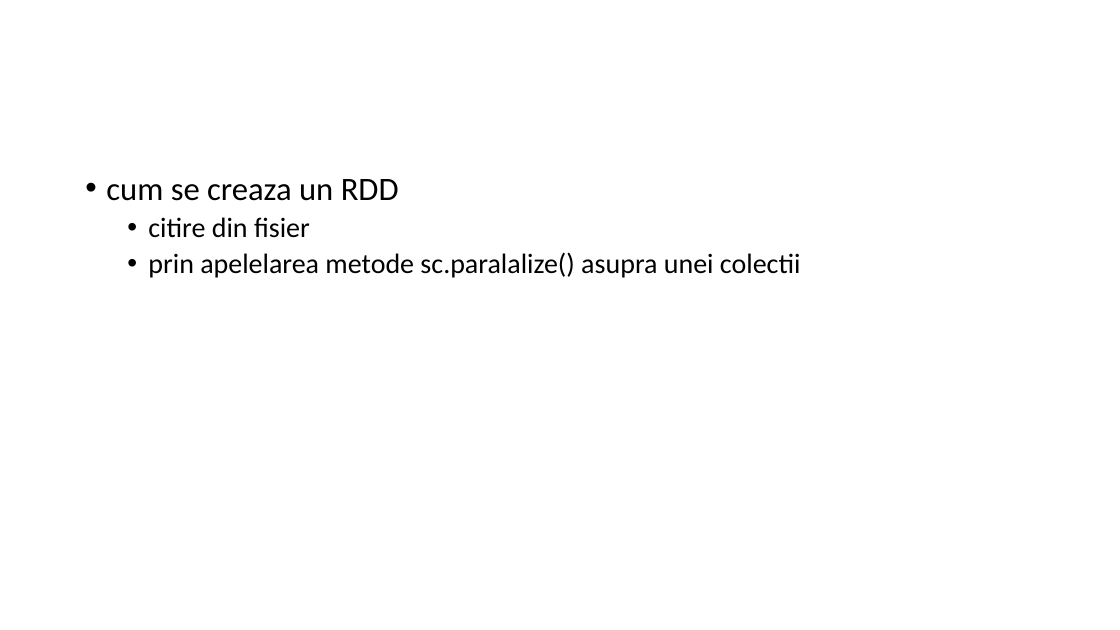
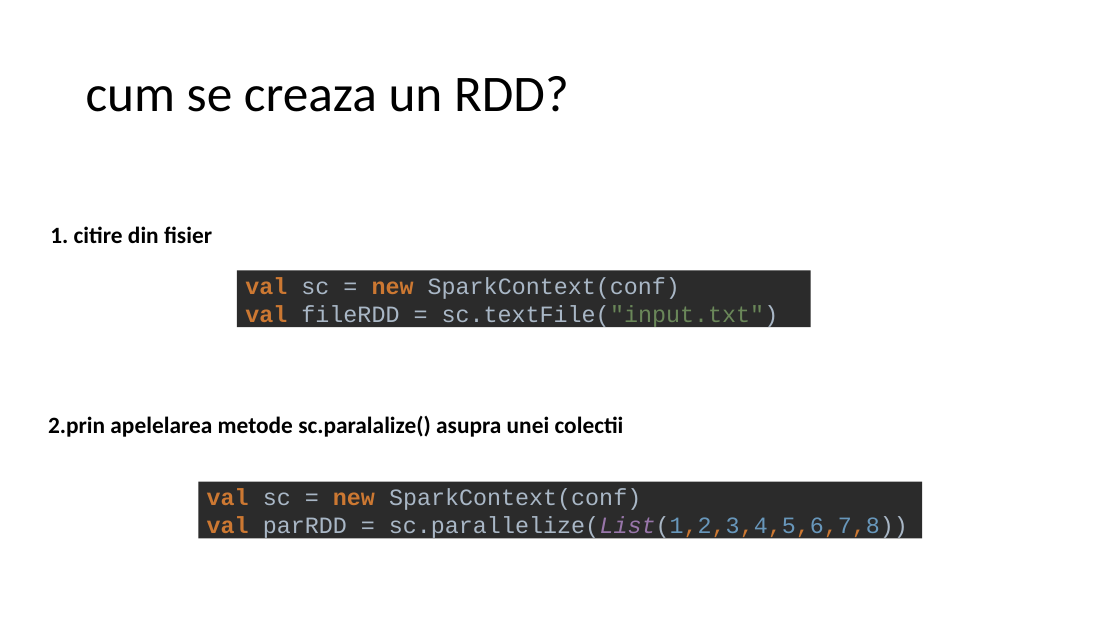
Before and after one commit to dorin-miron/MusicCl, a slide deck: slide 11 of scala-spark.pptx. Drawn at 1120x630 pixels with LibreOffice and Linux fonts; fonts in the diff are those of the drawing. Boxes give left, top, right and bottom in pixels: in the first picture for what was removed or moved away, otherwise in the second. Text is boxed around its words. In the diff, an @@ line names an element or a change of style, - is before the commit and + after.

```diff
--- a/scala-spark.pptx
+++ b/scala-spark.pptx
@@ title added at (86, 76, 569, 112), 44 pt, text #000000 @@
+cum se creaza un RDD?
@@ text added at (50, 226, 212, 243), 20 pt, text #000000, bold @@
+  1. citire din fisier
@@ text added at (237, 266, 811, 331), fill #2B2B2B, 20 pt, text #A9B7C6 @@
+val sc = new SparkContext(conf)
+val fileRDD = sc.textFile("input.txt")
@@ text "2.prin apelelarea metode sc.paralalize() asupra ..." at (48, 416, 624, 437): vertical alignment top to bottom @@
@@ text at (48, 416, 624, 437): text changed; size 24 to 20 pt; bold on @@
-• cum se creaza un RDD
-  • citire din fisier
-  • prin apelelarea metode sc.paralalize() asupra unei colectii
+  2.prin apelelarea metode sc.paralalize() asupra unei colectii
@@ text added at (198, 478, 923, 543), fill #2B2B2B, 20 pt, text #A9B7C6 @@
+val sc = new SparkContext(conf)
+val parRDD = sc.parallelize(List(1,2,3,4,5,6,7,8))
```
Also in this commit, not shown: 4 other slides changed, 8 slides added, 7 slides removed, 1 other file.
